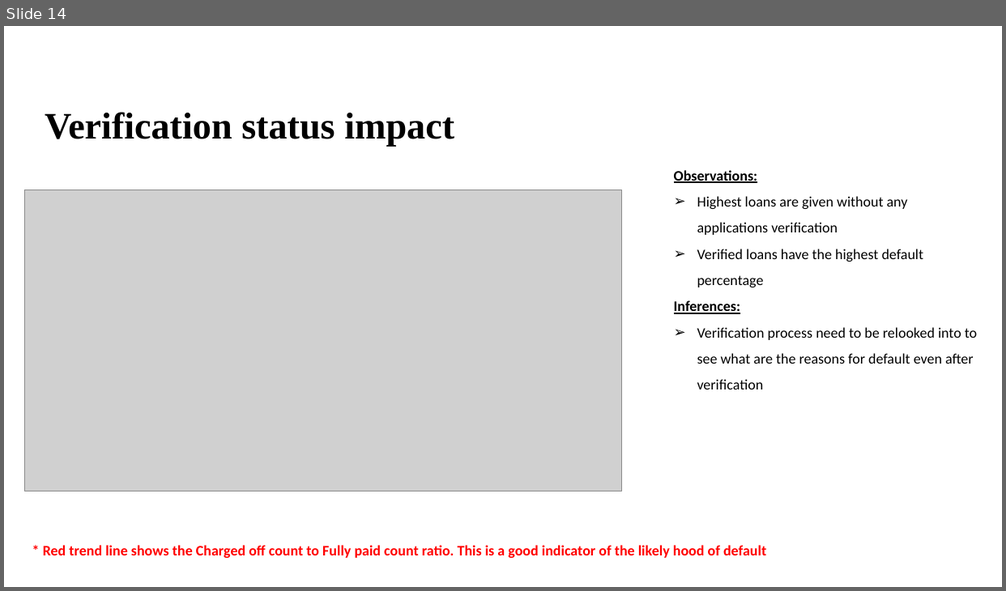
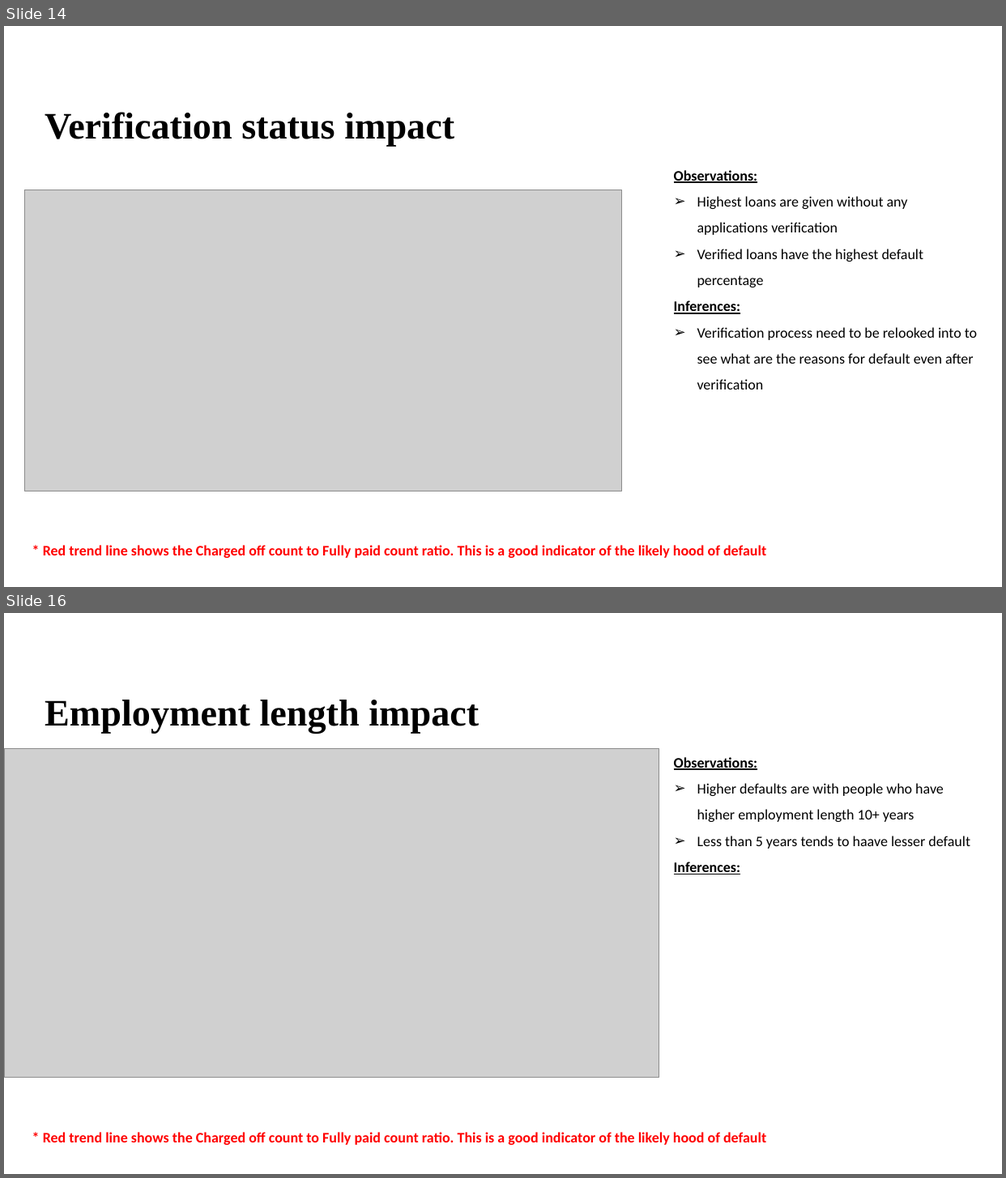
Before and after one commit to Nanditha-G-N/Machine-Learning-Case-Studies, a slide deck: case-study-2/Loan Default case study findings.pptx. Shown one above the other, each under a label of ours: slide 14 before the commit, slides 14 and 16 after it; the slides between them are not shown. The pictures are 1006x591 and 1006x1178 pixels, drawn with LibreOffice and Linux fonts; fonts in the diff are those of the drawing; grey boxes stand for pictures; background and template pictures are left out. Boxes give left, top, right and bottom in pixels: in the first picture for what was removed or moved away, otherwise in the second. Text is boxed around its words. In the diff, an @@ line names an element or a change of style, - is before the commit and + after.

```diff
--- a/case-study-2/Loan Default case study findings.pptx
+++ b/case-study-2/Loan Default case study findings.pptx
@@ slide 16 added at box(4, 613, 1002, 1174), background #FFFFFF @@
@@ title added at box(44, 700, 479, 733), 36 pt, text #000000, bold @@
+Employment length impact
@@ picture added at box(4, 748, 659, 1077) @@
@@ text added at box(674, 757, 970, 875), 14 pt, text #000000 @@
+Observations:
+➢ Higher defaults are with people who have higher employment length 10+ years
+➢ Less than 5 years tends to haave lesser default
+Inferences:
@@ text added at box(43, 1132, 766, 1145), 14 pt, text #FF0000, bold @@
+* Red trend line shows the Charged off count to Fully paid count ratio. This is a good indicator of the likely hood of default
```
Also in this commit, not shown: 4 slides changed, 1 other slide added, 10 other files.
